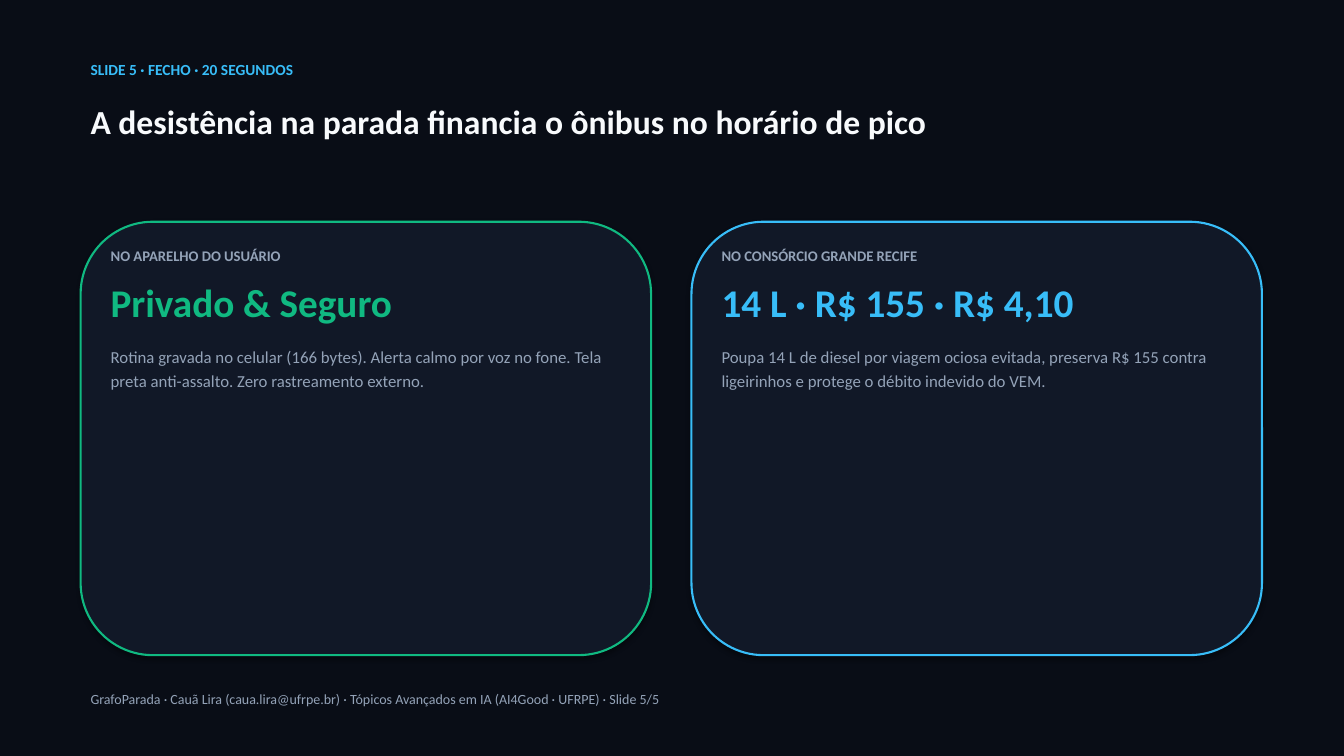
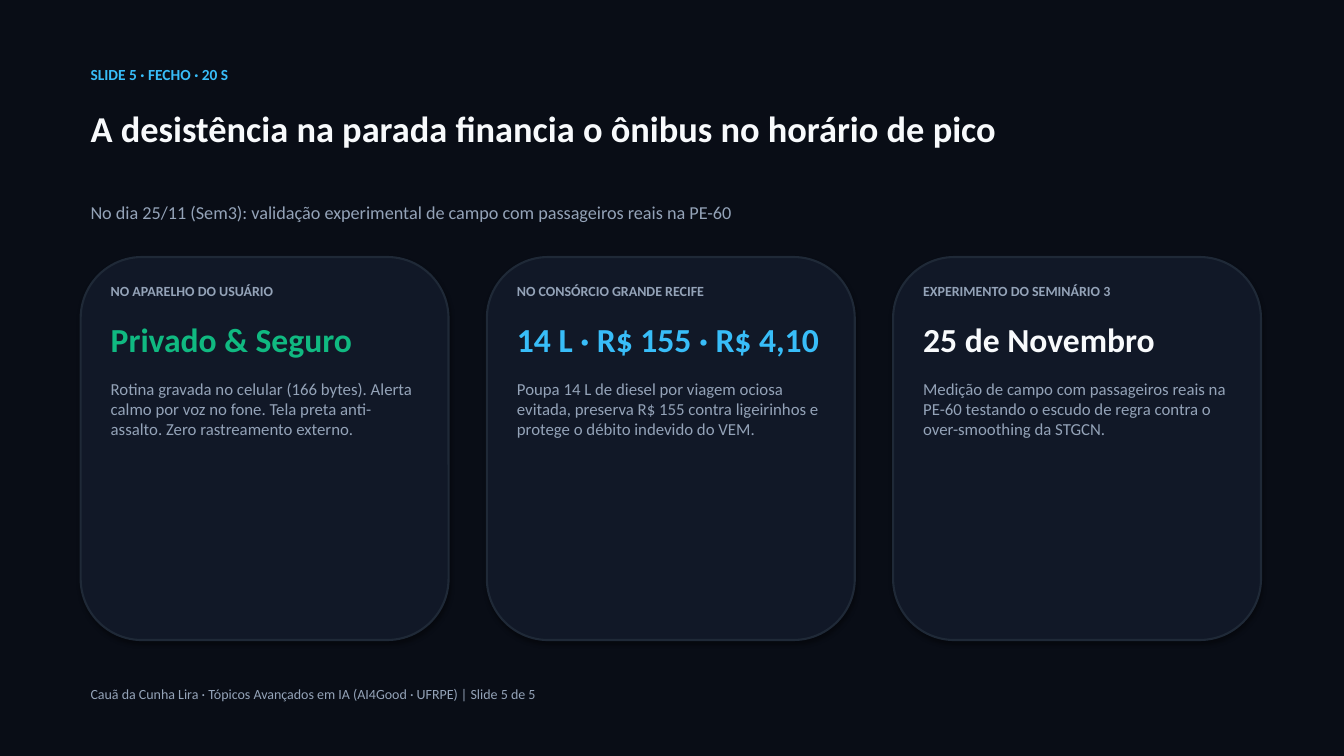
Before and after one commit to lira-labs/workspace, a slide deck: slide 5 of va2/GrafoParada_Seminario2_CauaLira.pptx. Drawn at 1344x756 pixels with LibreOffice and Linux fonts; fonts in the diff are those of the drawing. Boxes give left, top, right and bottom in pixels: in the first picture for what was removed or moved away, otherwise in the second. Text is boxed around its words. In the diff, an @@ line names an element or a change of style, - is before the commit and + after.

Commit message:
feat(sem2): mapeador de rotina pendular, realocacao CTM contra deadheading e acessibilidade universal

```diff
--- a/va2/GrafoParada_Seminario2_CauaLira.pptx
+++ b/va2/GrafoParada_Seminario2_CauaLira.pptx
@@ text at [91, 70, 228, 80]: text changed @@
-SLIDE 5 · FECHO · 20 SEGUNDOS
+SLIDE 5 · FECHO · 20 S
@@ text "A desistência na parada financia ..." at [91, 116, 996, 148]: size 24 to 26 pt @@
@@ text added at [91, 206, 731, 222], 13 pt, text #94A3B8 @@
+No dia 25/11 (Sem3): validação experimental de campo com passageiros reais na PE-60
@@ rounded rectangle: place and size @@
-rounded rectangle at [81, 222, 651, 655]
+rounded rectangle at [81, 257, 449, 640]
@@ rounded rectangle at [81, 257, 449, 640]: outline #10B981 1.5 pt to #1F2937 1.5 pt @@
@@ rounded rectangle added at [487, 257, 855, 640], fill #111827, outline #1F2937 1.5 pt @@
@@ rounded rectangle: place and size @@
-rounded rectangle at [692, 222, 1262, 655]
+rounded rectangle at [893, 257, 1261, 640]
@@ rounded rectangle at [893, 257, 1261, 640]: outline #38BDF8 1.5 pt to #1F2937 1.5 pt @@
@@ text "NO APARELHO DO USUÁRIO": place and size @@
-text "NO APARELHO DO USUÁRIO" at [111, 249, 602, 390]
+text "NO APARELHO DO USUÁRIO" at [111, 284, 412, 435]
@@ text "NO APARELHO DO USUÁRIO" at [111, 284, 412, 435]: size 10.5 to 10 pt in "NO APARELHO DO USUÁRIO"; size 28 to 24 pt in "Privado & Seguro"; more space between paragraphs; line spacing 1.2 to 1 @@
@@ text "NO CONSÓRCIO GRANDE RECIFE": place and size @@
-text "NO CONSÓRCIO GRANDE RECIFE" at [722, 249, 1207, 390]
+text "NO CONSÓRCIO GRANDE RECIFE" at [517, 284, 819, 438]
@@ text "NO CONSÓRCIO GRANDE RECIFE" at [517, 284, 819, 438]: size 10.5 to 10 pt in "NO CONSÓRCIO GRANDE RECIFE"; size 28 to 24 pt in "14 L · R$ 155 · R$ ..."; more space between paragraphs; line spacing 1.2 to 1 @@
@@ text added at [923, 284, 1226, 438], 12 pt, text #94A3B8 @@
+EXPERIMENTO DO SEMINÁRIO 3
+25 de Novembro
+Medição de campo com passageiros reais na PE-60 testando o escudo de regra contra o over-smoothing da STGCN.
@@ text at [91, 689, 535, 702]: text changed @@
-GrafoParada · Cauã Lira (caua.lira@ufrpe.br) · Tópicos Avançados em IA (AI4Good · UFRPE) · Slide 5/5
+Cauã da Cunha Lira · Tópicos Avançados em IA (AI4Good · UFRPE) | Slide 5 de 5
```
Also in this commit, not shown: 4 other slides changed, 9 other files.
